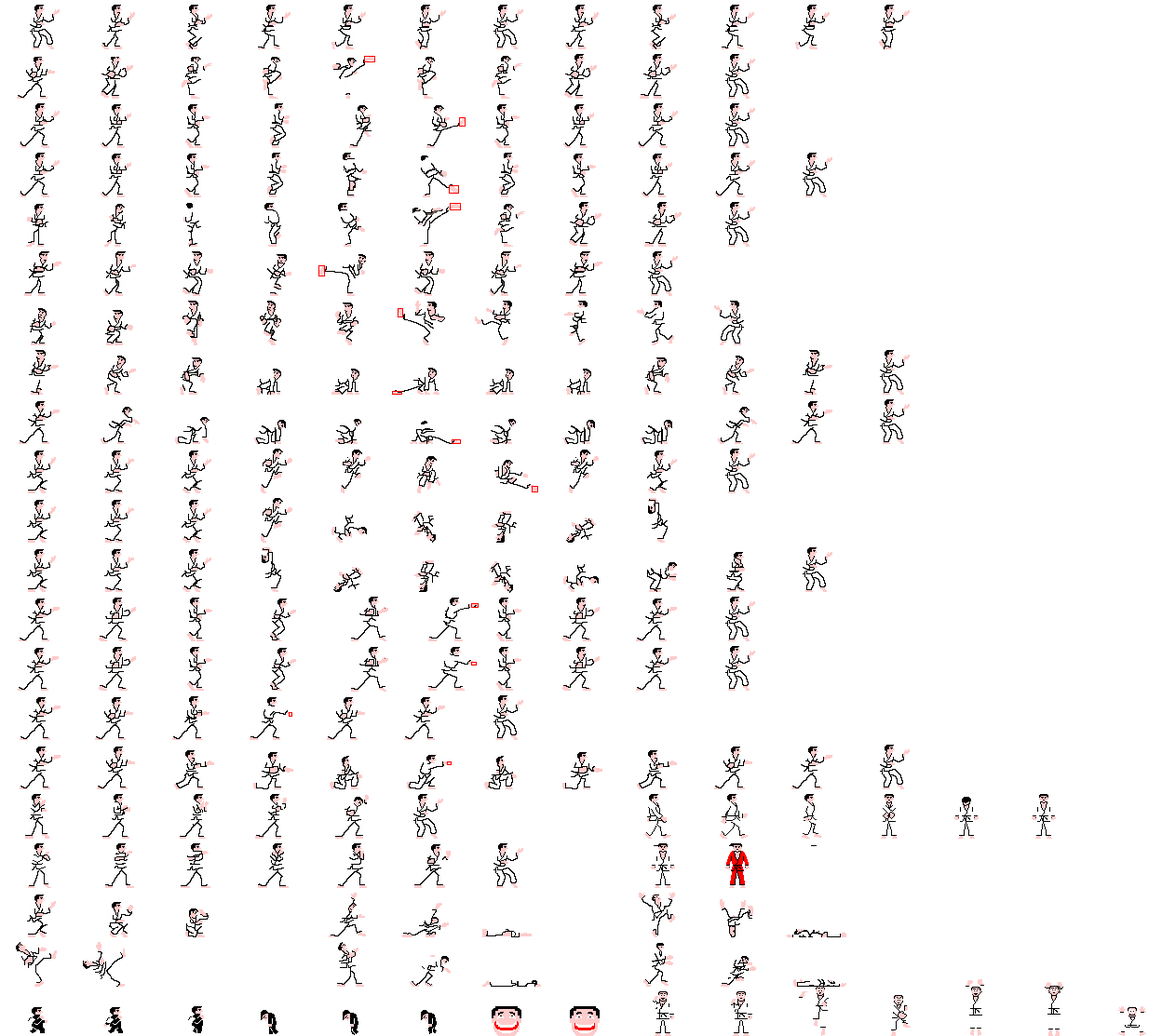
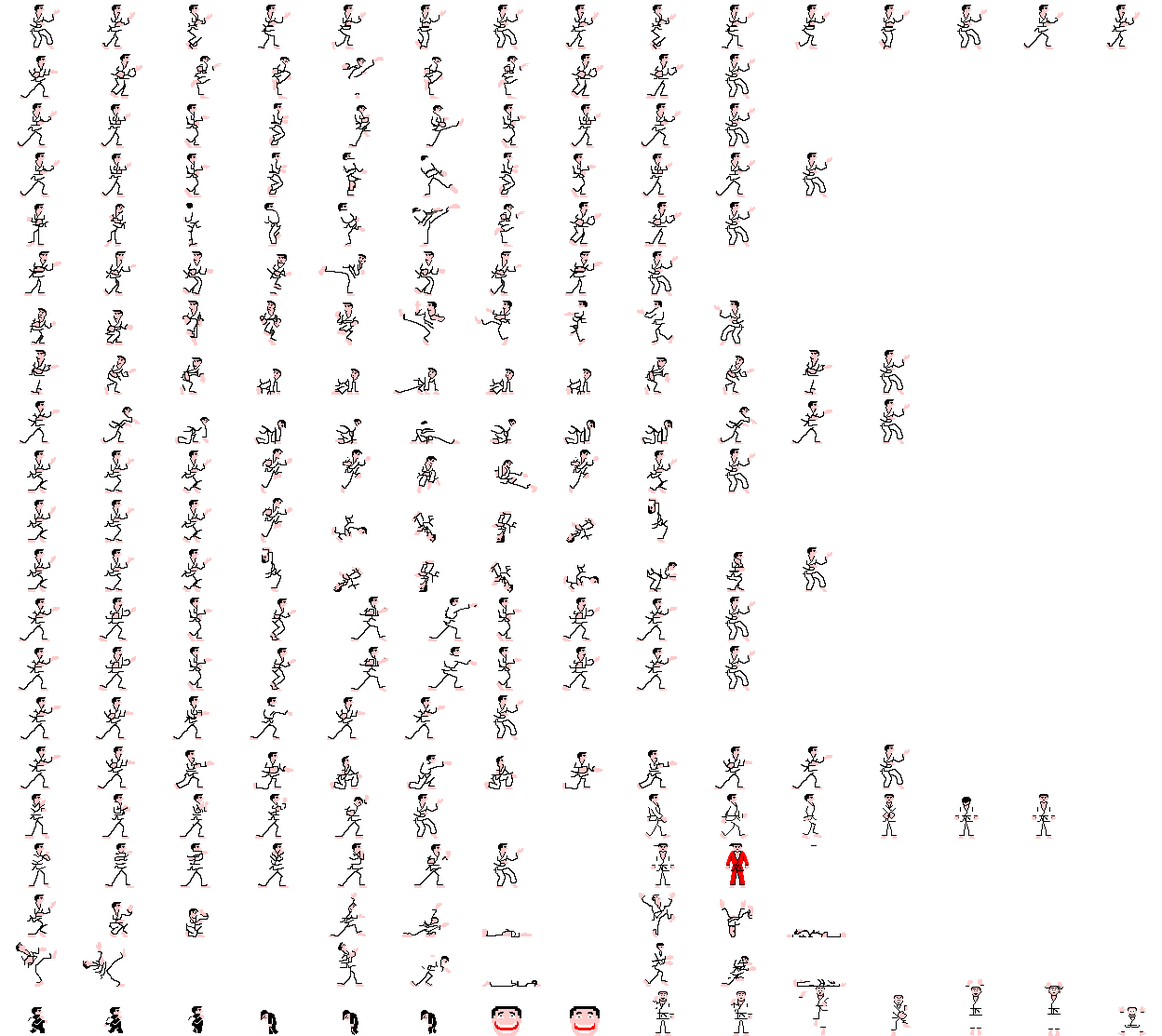
Revision of a layered w=1162, h=1036 image; what changed, layer by layer:
hid "col", painted on it over [288, 55, 538, 766]
painted on "new copy" over [16, 4, 1140, 148]
